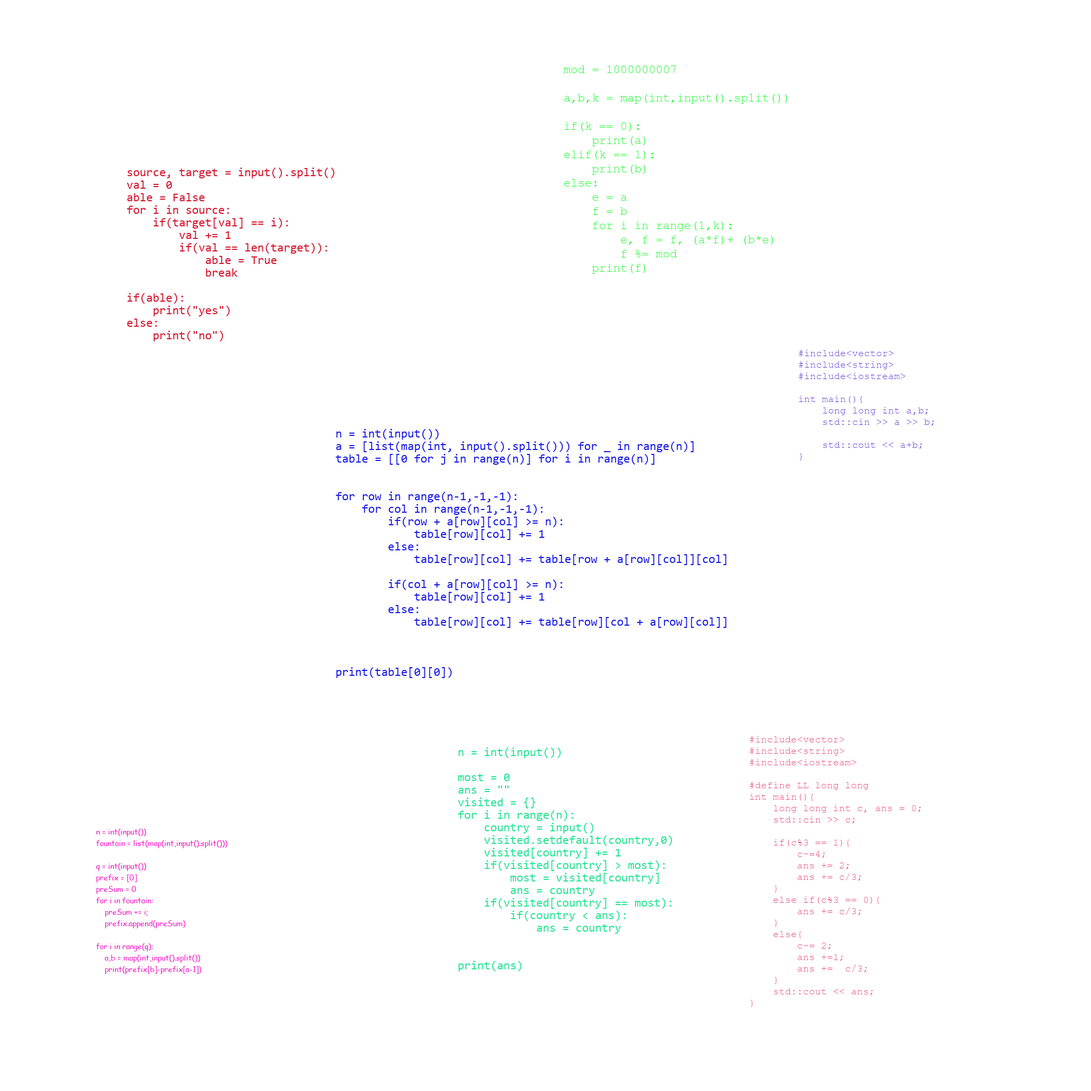
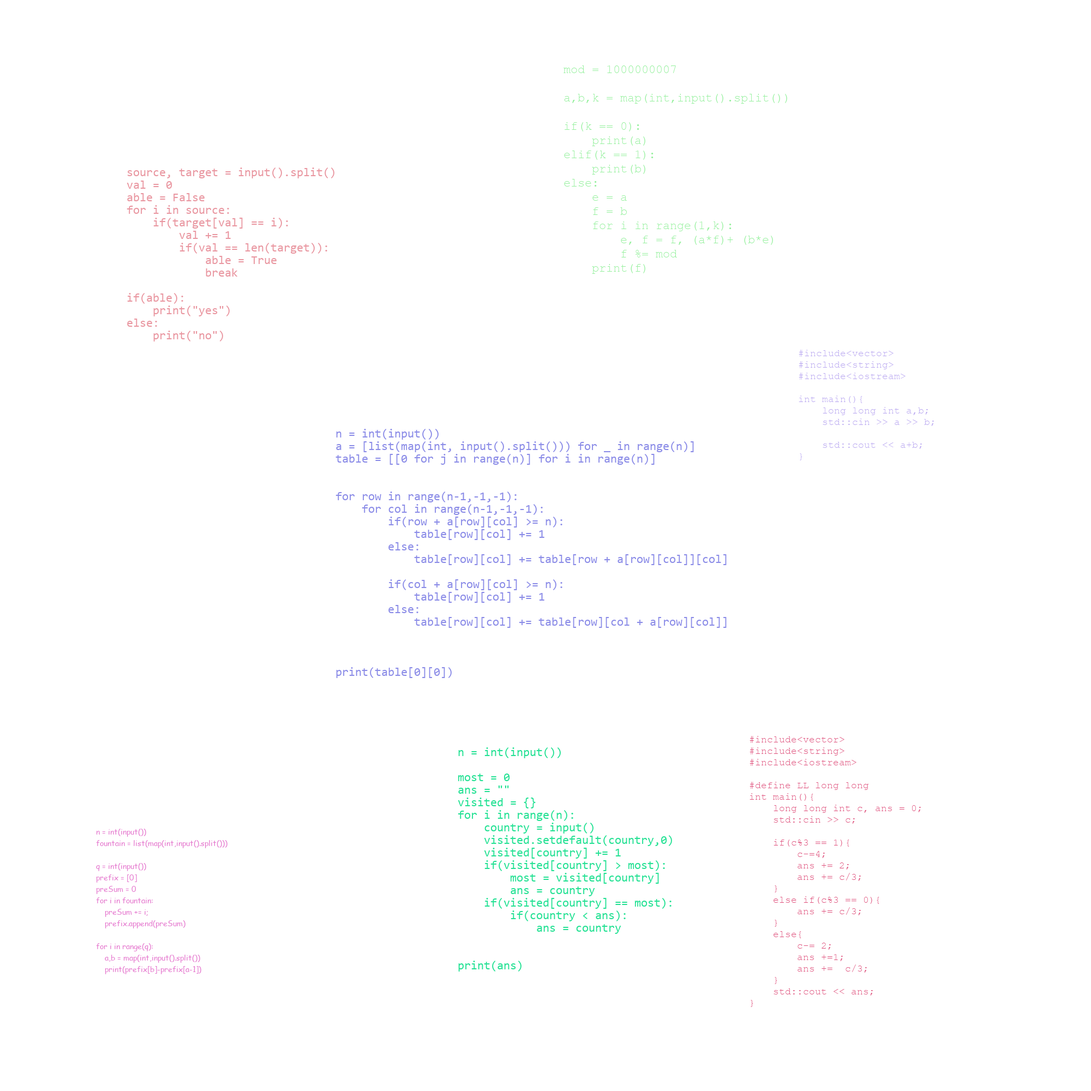
Two versions of the same layered image (1091x1091). Layer-by-layer changes:
painted on "#include<vector> ... #1" over (798, 349, 935, 461)
painted on "#include<vector> ..." over (749, 736, 922, 1008)
painted on "n = int(input()) ... #2" over (458, 747, 673, 972)
painted on "n = int(input()) ..." over (335, 428, 727, 679)
painted on "n = int(input()) ... #1" over (96, 828, 228, 975)
painted on "mod = 1000000007 ..." over (563, 65, 788, 274)
painted on "source, target = input().split..." over (126, 167, 335, 342)
